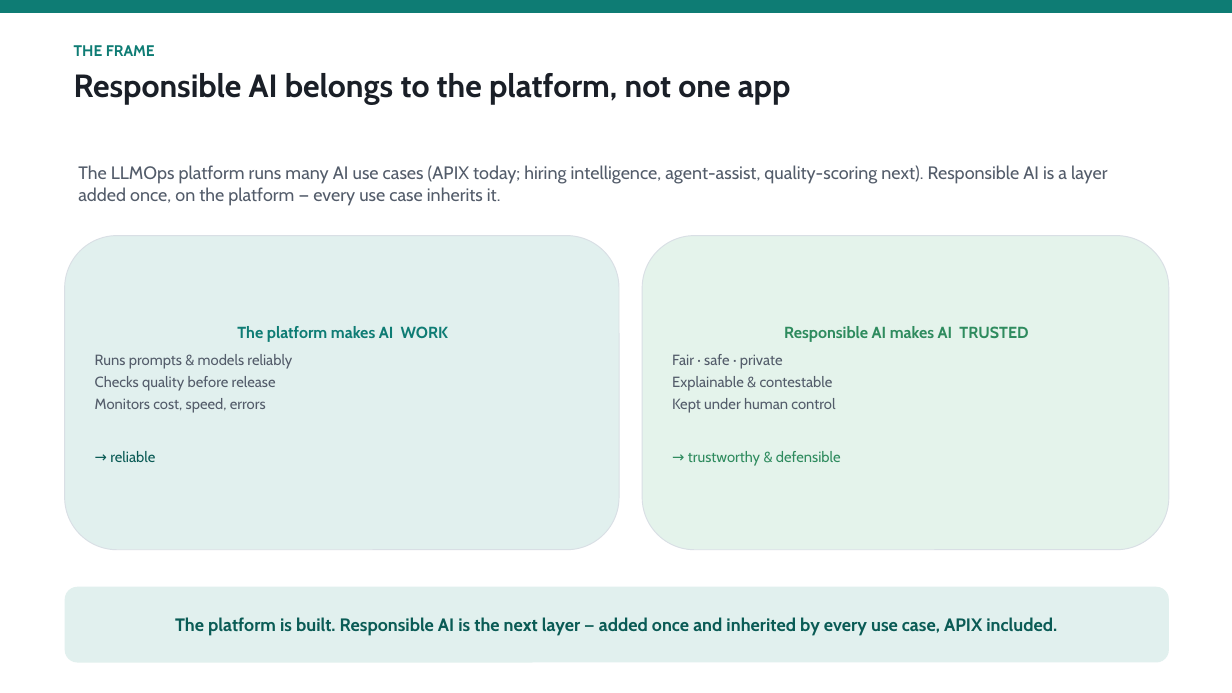
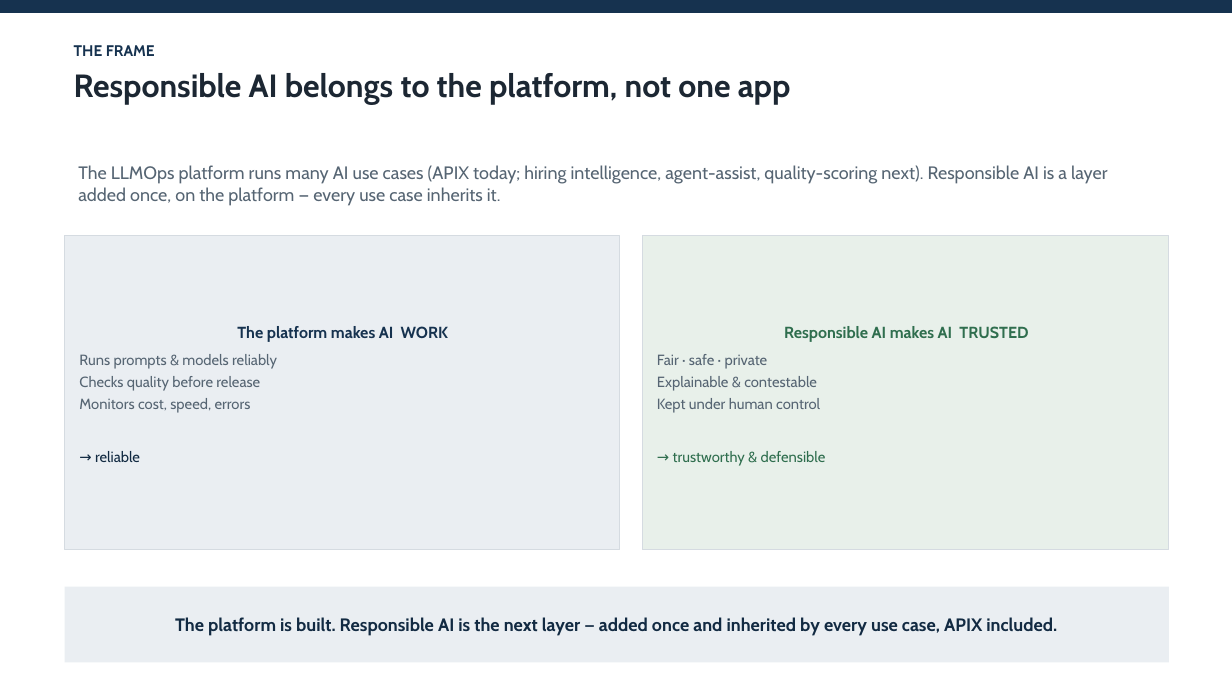
Before and after one commit to shyamanugu/LLMOps, a slide deck: slide 2 of usecases/ai_pipeline 2/docs/Responsible_AI_LLMOps.pptx. Drawn at 1232x693 pixels with LibreOffice and Linux fonts; fonts in the diff are those of the drawing. Boxes give left, top, right and bottom in pixels: in the first picture for what was removed or moved away, otherwise in the second. Text is boxed around its words. In the diff, an @@ line names an element or a change of style, - is before the commit and + after.

```diff
--- a/usecases/ai_pipeline 2/docs/Responsible_AI_LLMOps.pptx
+++ b/usecases/ai_pipeline 2/docs/Responsible_AI_LLMOps.pptx
@@ rectangle at box(0, 0, 1232, 13): fill #0E7C74 to #16324F @@
@@ text "THE FRAME" at box(74, 45, 791, 104): text colour #0E7C74 to #16324F in "THE FRAME"; text colour #1A1F27 to #1C2733 in "Responsible AI belongs to the platform, not ..." @@
@@ rectangle "The platform makes AI WORK" at box(65, 236, 619, 550): text colour #0E7C74 to #16324F in "The platform makes AI WORK"; text colour #535C6A to #566573 in "Runs prompts & models reliably", "Checks quality before release", "Monitors cost, speed, errors"; text colour #0A5B55 to #122A42 in "→ reliable"; rounded rectangle to rectangle; fill #E1F0EE to #EAEEF2; outline #D9DFE5 0.75 pt to #D5DBE1 0.75 pt @@
@@ rectangle "Responsible AI makes AI TRUSTED" at box(642, 236, 1169, 550): text colour #2E8B5E to #2F6E4E in "Responsible AI makes AI TRUSTED", "→ trustworthy & defensible"; text colour #535C6A to #566573 in "Fair · safe · private", "Explainable & contestable", "Kept under human control"; rounded rectangle to rectangle; fill #E4F3EB to #E8F0EA; outline #D9DFE5 0.75 pt to #D5DBE1 0.75 pt @@
@@ rectangle "The platform is built. Responsible ..." at box(65, 587, 1169, 663): text colour #0A5B55 to #122A42; rounded rectangle to rectangle; fill #E1F0EE to #EAEEF2 @@
```
Also in this commit, not shown: 7 other slides changed, 1 other file.
